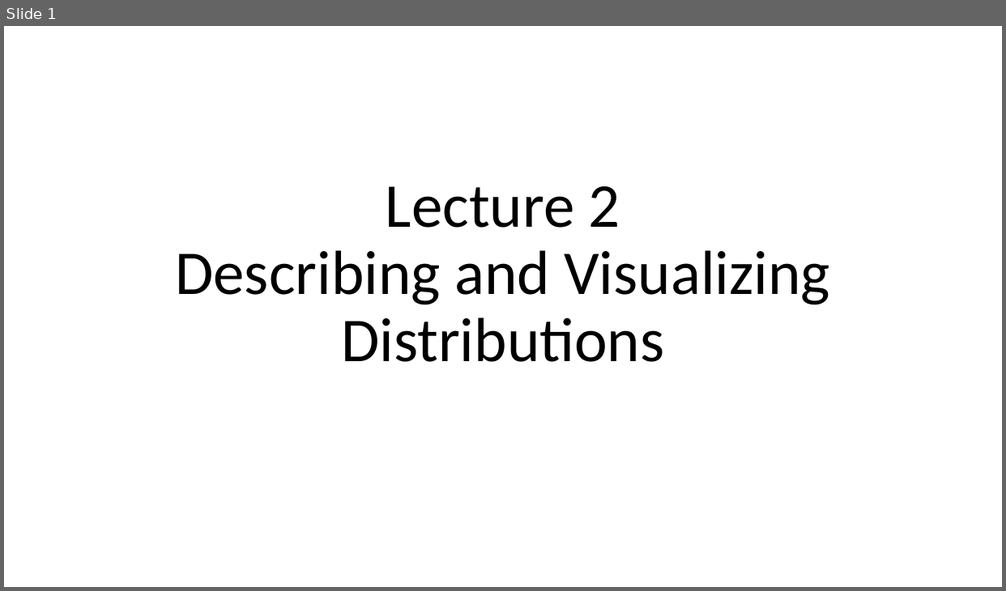
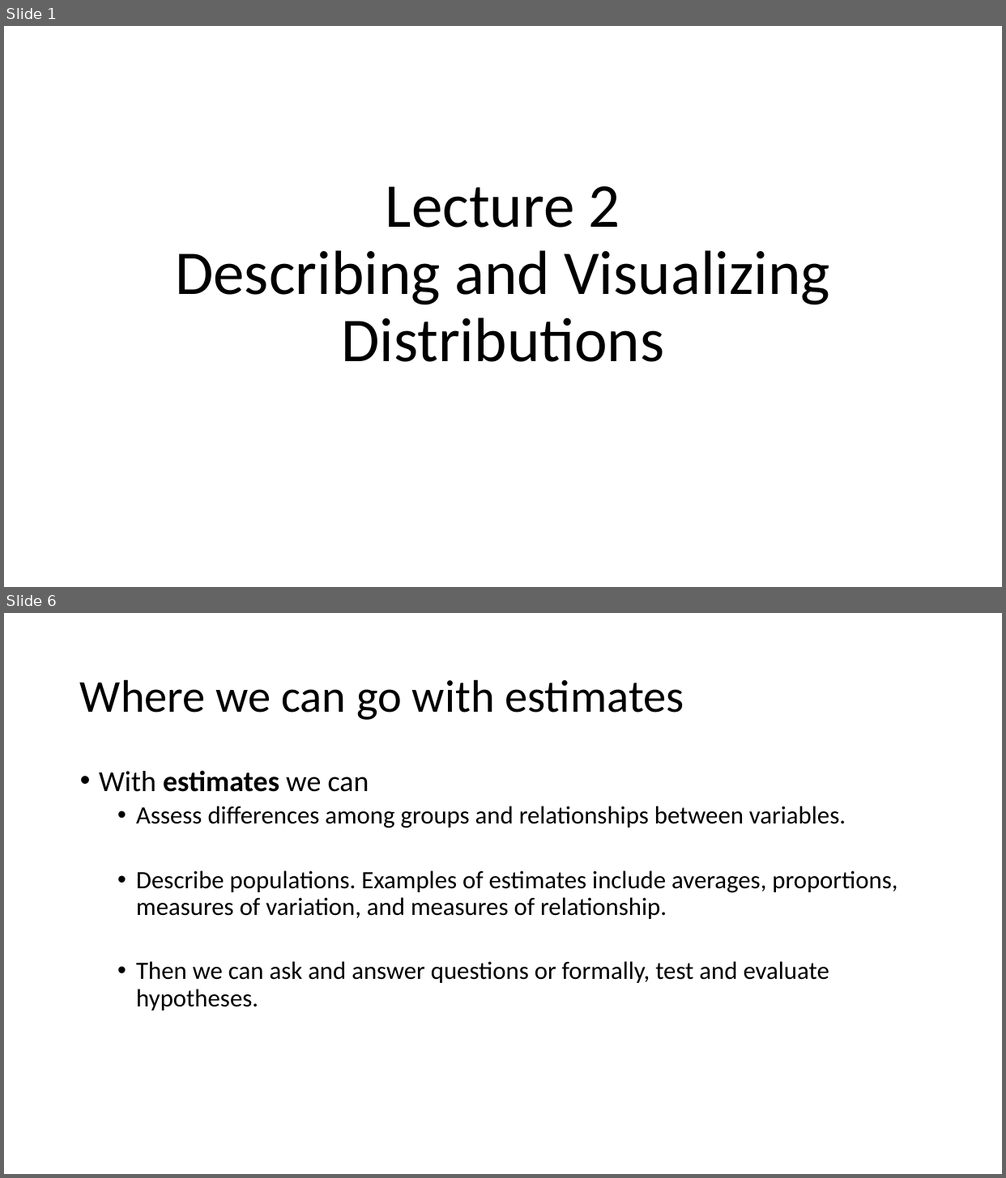
Before and after one commit to Jarred6068/UI_STAT251-03_Spring_2024, a slide deck: docs/lecture_slides/Week 1/Week1_Lecture2_Slides_1_12_2024.pptx. Shown one above the other, each under a label of ours: slide 1 before the commit, slides 1 and 6 after it; the slides between them are not shown. The pictures are 1006x591 and 1006x1178 pixels, drawn with LibreOffice and Linux fonts; fonts in the diff are those of the drawing. Boxes give left, top, right and bottom in pixels: in the first picture for what was removed or moved away, otherwise in the second. Text is boxed around its words. In the diff, an @@ line names an element or a change of style, - is before the commit and + after.

```diff
--- a/docs/lecture_slides/Week 1/Week1_Lecture2_Slides_1_12_2024.pptx
+++ b/docs/lecture_slides/Week 1/Week1_Lecture2_Slides_1_12_2024.pptx
@@ slide 6 added at [4, 613, 1002, 1174], background #FFFFFF @@
@@ title added at [80, 679, 684, 720], 44 pt, text #000000 @@
+Where we can go with estimates
@@ text added at [99, 770, 897, 1011], 24 pt, text #000000 @@
+• With estimates we can
+  • Assess differences among groups and relationships between variables.
+  • Describe populations. Examples of estimates include averages, proportions, measures of variation, and measures of relationship.
+  • Then we can ask and answer questions or formally, test and evaluate hypotheses.
```
Also in this commit, not shown: 9 other slides added, 14 slides removed, 13 other files.
